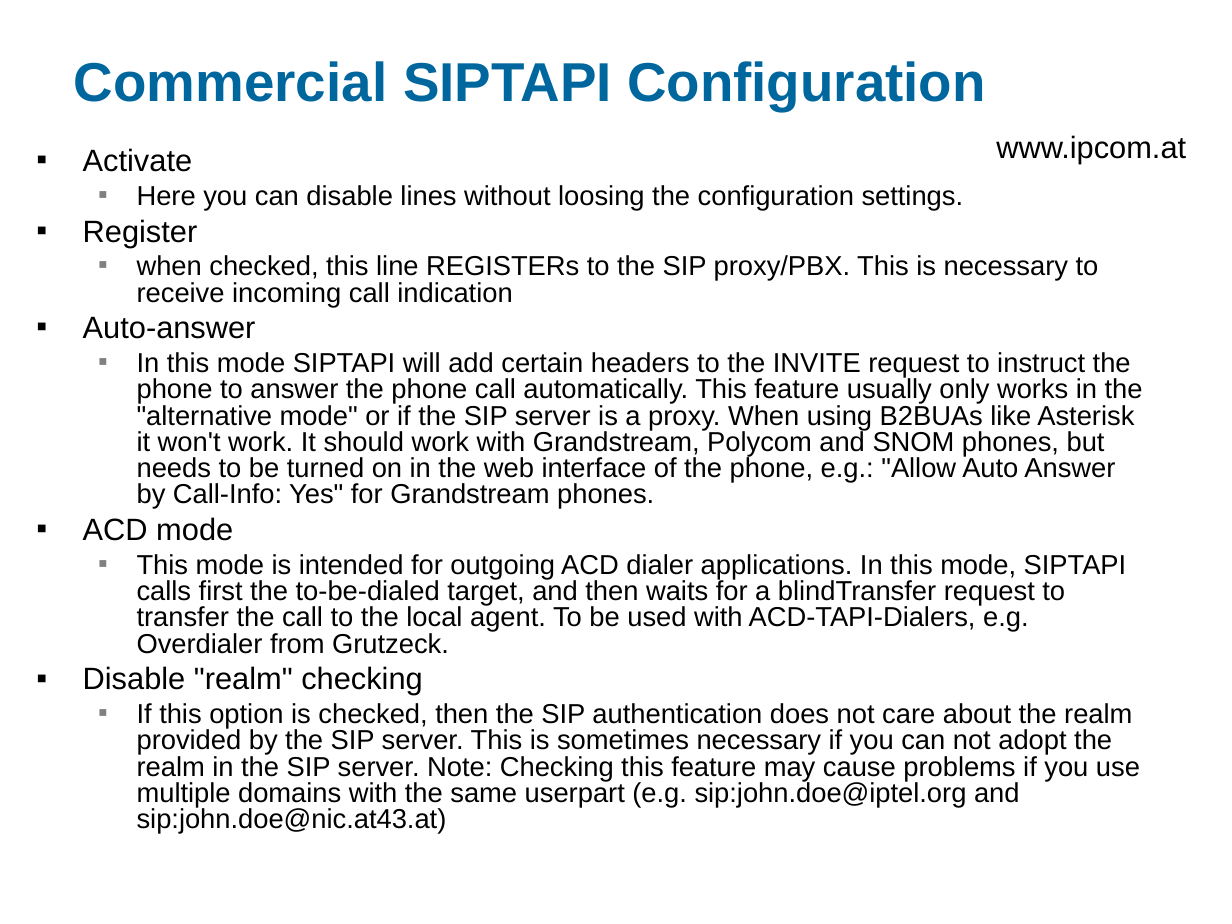
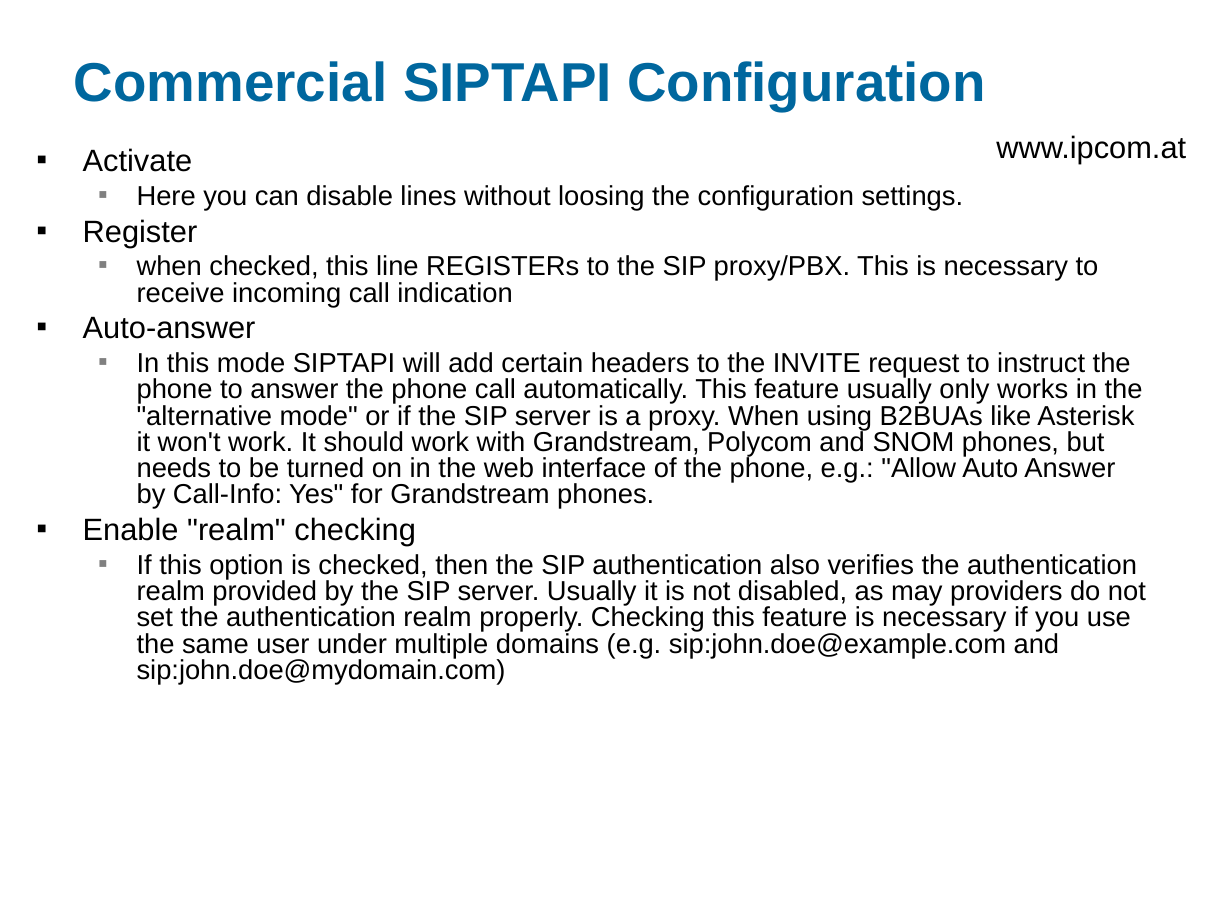
Before and after one commit to egilkh/siptapi, a slide deck: slide 34 of doc/SIPTAPI-README.ppt. Drawn at 1232x924 pixels with LibreOffice and Linux fonts; fonts in the diff are those of the drawing; background and template pictures are left out. Boxes give left, top, right and bottom in pixels: in the first picture for what was removed or moved away, otherwise in the second. Text is boxed around its words. In the diff, an @@ line names an element or a change of style, - is before the commit and + after.

```diff
--- a/doc/SIPTAPI-README.ppt
+++ b/doc/SIPTAPI-README.ppt
@@ text at [83,517,1146,685]: text changed @@
-▪ ACD mode
-  ▪ This mode is intended for outgoing ACD dialer applications. In this mode, SIPTAPI calls first the to-be-dialed target, and then waits for a blindTransfer request to transfer the call to the local agent. To be used with ACD-TAPI-Dialers, e.g. Overdialer from Grutzeck.
-▪ Disable "realm" checking
-  ▪ If this option is checked, then the SIP authentication does not care about the realm provided by the SIP server. This is sometimes necessary if you can not adopt the realm in the SIP server. Note: Checking this feature may cause problems if you use multiple domains with the same userpart (e.g. sip:john.doe@iptel.org and sip:john.doe@nic.at43.at)
+▪ Enable "realm" checking
+  ▪ If this option is checked, then the SIP authentication also verifies the authentication realm provided by the SIP server. Usually it is not disabled, as may providers do not set the authentication realm properly. Checking this feature is necessary if you use the same user under multiple domains (e.g. sip:john.doe@example.com and sip:john.doe@mydomain.com)
```
Also in this commit, not shown: 1 other slide changed, 1 slide added, 1 other file.
